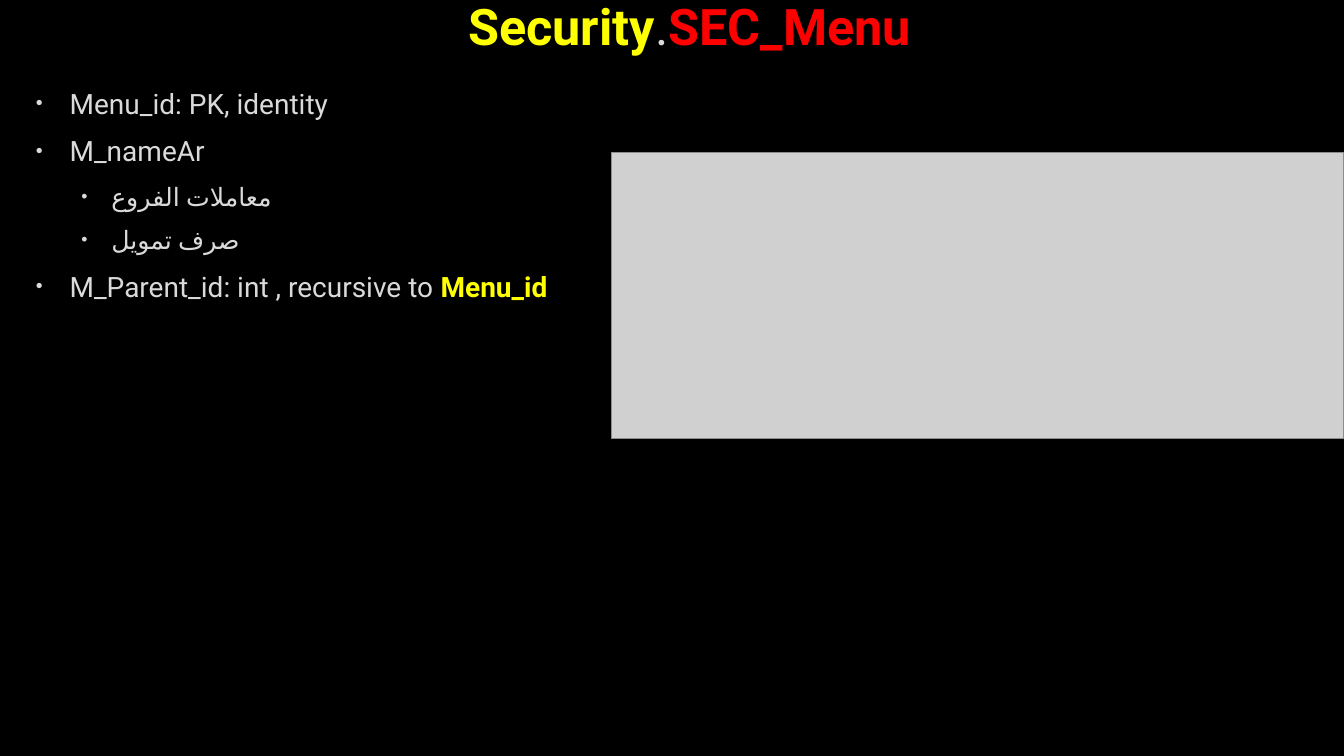
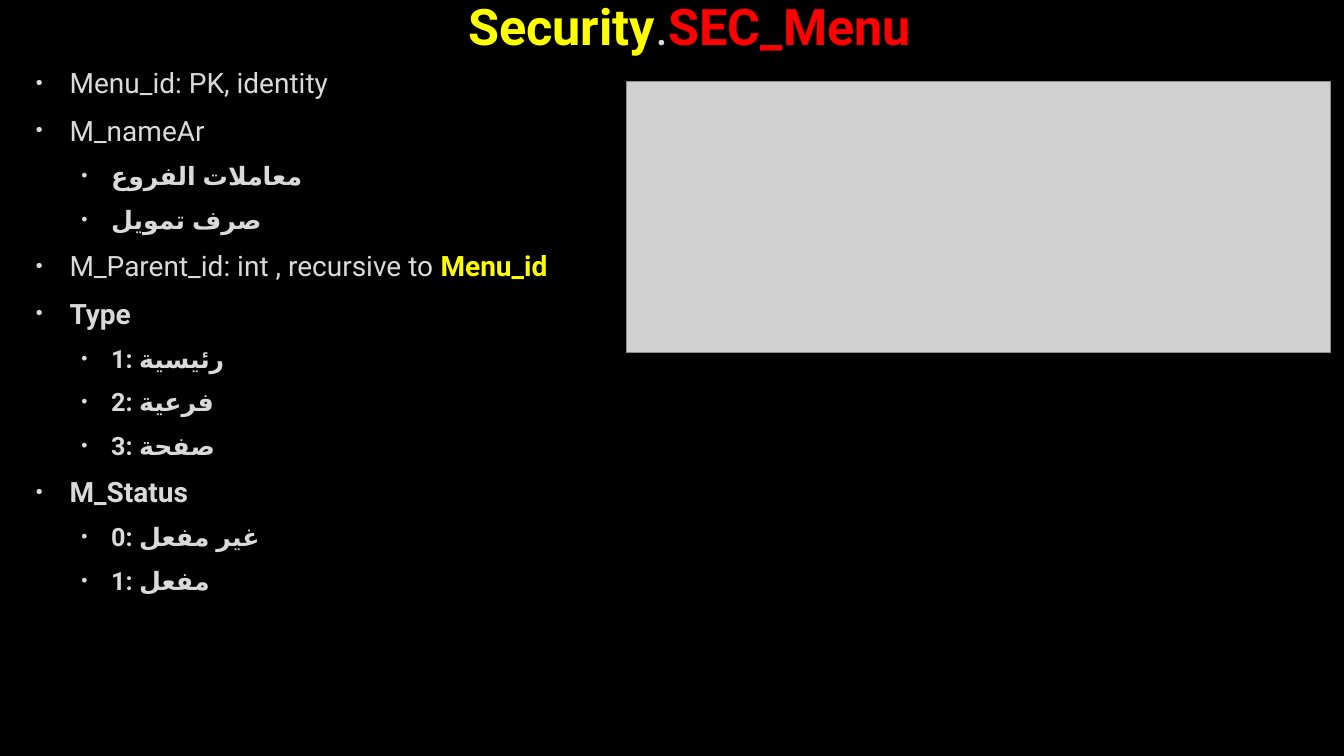
Before and after one commit to AhmedMohamedSamir1/Summary, a slide deck: slide 89 of Dot Net/Business.pptx (slide 86 before the commit). Drawn at 1344x756 pixels with LibreOffice and Linux fonts; fonts in the diff are those of the drawing; grey boxes stand for pictures; background and template pictures are left out. Boxes give left, top, right and bottom in pixels: in the first picture for what was removed or moved away, otherwise in the second. Text is boxed around its words. In the diff, an @@ line names an element or a change of style, - is before the commit and + after.

```diff
--- a/Dot Net/Business.pptx
+++ b/Dot Net/Business.pptx
@@ text "Menu_id: PK, identity": place and size @@
-text "Menu_id: PK, identity" at bbox=[70, 93, 548, 300]
+text "Menu_id: PK, identity" at bbox=[70, 72, 548, 594]
@@ picture: place and size @@
-picture at bbox=[612, 153, 1344, 439]
+picture at bbox=[627, 82, 1331, 353]
@@ text at bbox=[192, 166, 302, 235]: bold on in "معاملات الفروع", "صرف تمويل" @@
@@ text at bbox=[70, 304, 259, 594]: paragraphs added @@
+• Type
+  • 1: رئيسية
+  • 2: فرعية
+  • 3: صفحة
+• M_Status
+  • 0: غير مفعل
+  • 1: مفعل
```
Also in this commit, not shown: 6 other slides changed, 4 slides added, 5 other files.
